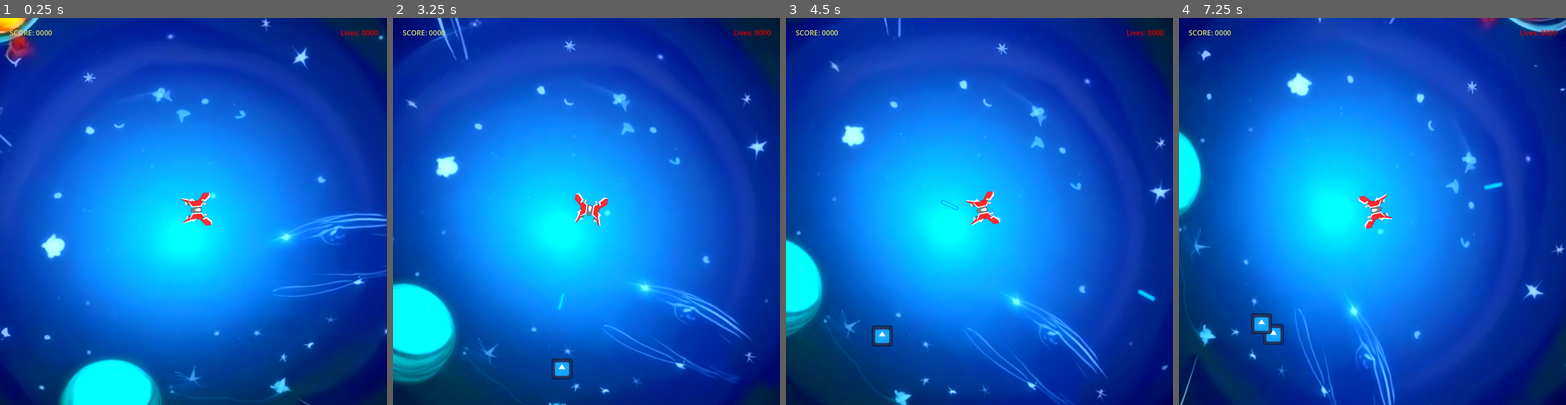
Above: before the commit, frames 1-4 (left to right).
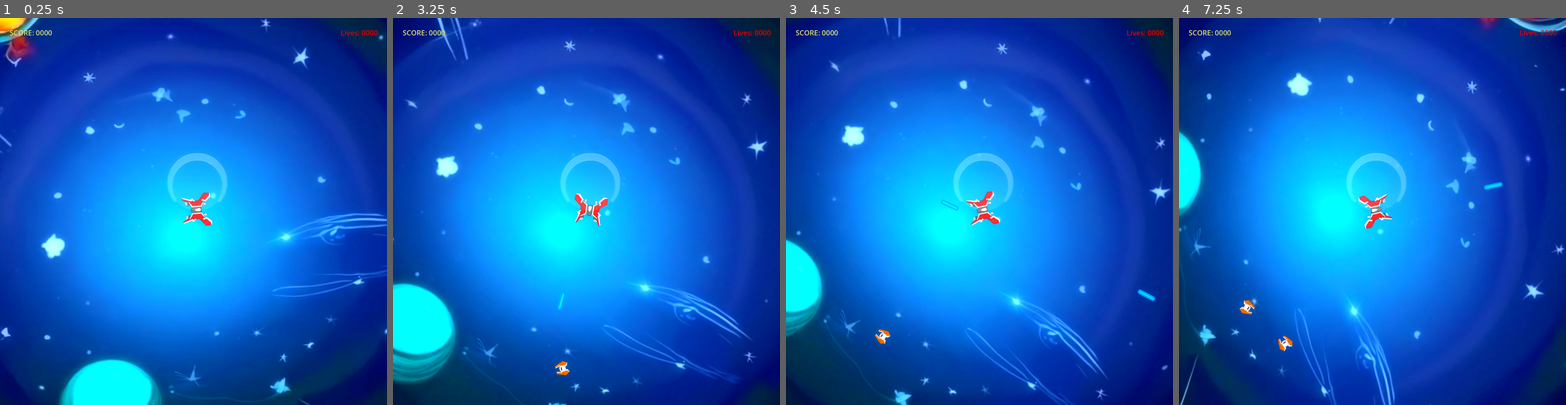
Above: after the commit, the same moments.

Repository: AdhdGameDev/space-parry
Game: Godot game, scene res://scenes/game_scene.tscn
Two runs of this game, one before a commit and one after it. Both use one fixed random seed, a clock stepped at 60 frames per second and the inputs below. Before the commit the project starts from res://scenes/main_scene.tscn. The engine's default icon, where the game draws it, is replaced by a stand-in: a white triangle on a blue panel in a dark square.
Inputs (mouse positions are in pixels of both pictures, inside the frame that each line leads up to):
- Up to frame 1 (0.25 s): no input
- Up to frame 2 (3.25 s): move the mouse to (671, 192) at 0.52 s; tap Space (Deflect) at 0.6, 1.55, 2.1, 3.05 s; click (671, 192) at 0.8 s; move the mouse to (509, 230) at 1.27 s; click (509, 230) at 1.35 s; move the mouse to (625, 126) at 2.02 s; click (625, 126) at 2.3 s; move the mouse to (567, 288) at 2.77 s; click (567, 288) at 2.85 s
- Up to frame 3 (4.5 s): move the mouse to (1095, 269) at 3.52 s; tap Space (Deflect) at 3.6 s; click (1095, 269) at 3.8 s; move the mouse to (863, 153) at 4.27 s; click (863, 153) at 4.35 s
- Up to frame 4 (7.25 s): tap Space (Deflect) at 4.55, 5.1, 6.05, 6.6 s; move the mouse to (1391, 211) at 5.02 s; click (1391, 211) at 5.3 s; move the mouse to (1314, 114) at 5.77 s; click (1314, 114) at 5.85 s; move the mouse to (1457, 192) at 6.52 s; click (1457, 192) at 6.8 s

The runs differ from the first frame. In frame 1, 0.6% of the frame differs, in the area x 43-59%, y 34-50%; in frame 2, 0.9%; in frame 3, 0.9%; in frame 4, 1.3%, in the area x 15-59%, y 34-87%.
Error before the commit: Trying to assign value of type 'player_laser.gd' to a variable of type 'basic_projectile.gd'. (res://scenes/player.gd:37)

Commit message:
enemy images, rotation, collision. Main menu
added enemy images, rotation when firing, collision with other enemies.
also created main menu

Diff:
--- /dev/null
+++ b/assets/fonts/new_label_settings.tres
@@ -0,0 +1,12 @@
+[gd_resource type="LabelSettings" load_steps=2 format=3 uid="uid://cjlptd0a1wqyj"]
+
+[ext_resource type="FontFile" uid="uid://bpo08sdyanq62" path="res://assets/Bonus/kenvector_future.ttf" id="1_wdade"]
+
+[resource]
+font = ExtResource("1_wdade")
+font_size = 62
+font_color = Color(0.858824, 0.827451, 0.976471, 1)
+outline_size = 7
+outline_color = Color(0.116677, 0.601864, 0.43534, 1)
+shadow_size = 14
+shadow_offset = Vector2(10, 10)
--- a/project.godot
+++ b/project.godot
@@ -11,7 +11,7 @@
 [application]
 
 config/name="SpaceParry"
-run/main_scene="res://scenes/main_scene.tscn"
+run/main_scene="res://scenes/game_scene.tscn"
 config/features=PackedStringArray("4.3", "Mobile")
 config/icon="res://icon.svg"
 
--- a/scenes/basic_projectile.tscn
+++ b/scenes/basic_projectile.tscn
@@ -1,20 +1,22 @@
 [gd_scene load_steps=4 format=3 uid="uid://cpg7fworn2gp3"]
 
 [ext_resource type="Script" path="res://scenes/basic_projectile.gd" id="1_73oe3"]
-[ext_resource type="Texture2D" uid="uid://bqw5xa4q18ak2" path="res://icon.svg" id="1_hxjxf"]
+[ext_resource type="Texture2D" uid="uid://dexcftqwj4se5" path="res://assets/PNG/Lasers/laserRed04.png" id="2_3bd4p"]
 
-[sub_resource type="CircleShape2D" id="CircleShape2D_tvhq8"]
-radius = 21.8403
+[sub_resource type="CapsuleShape2D" id="CapsuleShape2D_d8isf"]
+radius = 12.0
+height = 40.0
 
 [node name="BasicProjectile" type="Area2D"]
 scale = Vector2(0.5, 0.5)
 script = ExtResource("1_73oe3")
 
 [node name="CollisionShape2D" type="CollisionShape2D" parent="."]
-shape = SubResource("CircleShape2D_tvhq8")
+shape = SubResource("CapsuleShape2D_d8isf")
 
 [node name="Sprite2D" type="Sprite2D" parent="."]
-scale = Vector2(0.25, 0.25)
-texture = ExtResource("1_hxjxf")
+position = Vector2(2.38419e-07, -1.19209e-07)
+scale = Vector2(1.4, 1.102)
+texture = ExtResource("2_3bd4p")
 
 [connection signal="area_entered" from="." to="." method="_on_player_ara_entered"]
--- a/scenes/enemy.gd
+++ b/scenes/enemy.gd
@@ -12,12 +12,12 @@
 
 var change_direction: bool = false
 var radius: float = 500
-@onready var live_timer: Timer = $LiveTimer
+var is_turned: bool = false
+var is_stopped: bool = false
 
 
 
 func _ready() -> void:
-	live_timer.start()
 	$Timer.wait_time = randf_range(1, 4)
 
 
@@ -26,28 +26,38 @@
 	current_angle += rotation_speed * delta * direction
 	var new_x = center_position.x + radius * cos(current_angle)
 	var new_y = center_position.y + radius * sin(current_angle)
+	if is_turned and !is_stopped:
+		rotation = lerp_angle(rotation, current_angle + PI, 0.1)  # Flip 180 degrees smoothly
+	elif !is_stopped:
+		rotation = lerp_angle(rotation, current_angle, 0.1)  # Rotate smoothly to the original angle
+
 	global_position = Vector2(new_x, new_y)
 
 
 func _on_timer_timeout() -> void:
 	var stop = randi_range(0, 5)
 	if stop == 5 or stop == 0:
+		is_stopped = true
 		rotation_speed = 0
+		rotation = current_angle + deg_to_rad(90)
 		spawn_projectile()
 	else:
+		is_stopped = false
 		rotation_speed = randf_range(0.1, 1.0)
 	direction = direction * -1
+	is_turned = !is_turned
 
 func spawn_projectile() -> void:
 	var spawned_projectile: BasicProjectile = projectile.instantiate()
 	get_tree().root.add_child(spawned_projectile)  # Add it to the scene root, not as a child of Enemy
+
+	var direction = (center_position - global_position).normalized()
+	spawned_projectile.rotation = direction.angle() + deg_to_rad(90)
 	spawned_projectile.global_position = self.global_position
 	spawned_projectile.add_to_group("projectile")
 	spawned_projectile.set_target(center_position)
 
 
-func _on_live_timer_timeout() -> void:
-	queue_free()
 
 
 func _on_enemy_hit(area: Area2D) -> void:
@@ -59,6 +69,14 @@
 			explode()
 			queue_free()  # Enemy is hit by a reflected projectile
 			current_projectile.queue_free()  # Optionally remove the projectile
+	if area.is_in_group("laser"):
+		SignalBus.enemy_destroyed.emit(10)
+		var current_projectile: BasicProjectile = area as BasicProjectile
+		queue_free()
+		explode()
+	if area.is_in_group("enemy"):
+		direction = direction * -1
+		rotation = current_angle + deg_to_rad(90)
 
 func explode() -> void:
 	var explosion = explosion_particle.instantiate()
--- a/scenes/enemy.tscn
+++ b/scenes/enemy.tscn
@@ -1,9 +1,9 @@
 [gd_scene load_steps=6 format=3 uid="uid://bjm5awditly3x"]
 
 [ext_resource type="Script" path="res://scenes/enemy.gd" id="1_bsnem"]
-[ext_resource type="Texture2D" uid="uid://bqw5xa4q18ak2" path="res://icon.svg" id="1_wrhkj"]
 [ext_resource type="PackedScene" uid="uid://cpg7fworn2gp3" path="res://scenes/basic_projectile.tscn" id="2_m77s2"]
 [ext_resource type="PackedScene" uid="uid://c8w0dawifubjw" path="res://scenes/gpu_particles_2d.tscn" id="3_7ro81"]
+[ext_resource type="Texture2D" uid="uid://c0rbtjrpwecmp" path="res://assets/PNG/Enemies/enemyRed1.png" id="4_cq5wm"]
 
 [sub_resource type="RectangleShape2D" id="RectangleShape2D_x5qbt"]
 size = Vector2(59, 53)
@@ -20,16 +20,11 @@
 
 [node name="Sprite2D" type="Sprite2D" parent="."]
 scale = Vector2(0.5, 0.5)
-texture = ExtResource("1_wrhkj")
+texture = ExtResource("4_cq5wm")
 
 [node name="Timer" type="Timer" parent="."]
 wait_time = 3.0
 autostart = true
 
-[node name="LiveTimer" type="Timer" parent="."]
-wait_time = 10.0
-one_shot = true
-
 [connection signal="area_entered" from="." to="." method="_on_enemy_hit"]
 [connection signal="timeout" from="Timer" to="." method="_on_timer_timeout"]
-[connection signal="timeout" from="LiveTimer" to="." method="_on_live_timer_timeout"]
--- /dev/null
+++ b/scenes/game_scene.tscn
@@ -0,0 +1,40 @@
+[gd_scene load_steps=7 format=3 uid="uid://cptdneovd2ovh"]
+
+[ext_resource type="Script" path="res://scenes/game_scene.gd" id="1_ddm13"]
+[ext_resource type="Texture2D" uid="uid://ddcgpdfhpuft1" path="res://assets/craiyon_141502_space_background_2d_cartoon.png" id="2_l4hx0"]
+[ext_resource type="PackedScene" uid="uid://b3yoi5ia0ewu2" path="res://scenes/player.tscn" id="3_p7p6y"]
+[ext_resource type="PackedScene" uid="uid://wfnpdlgrmtni" path="res://scenes/ui.tscn" id="4_xcf3s"]
+[ext_resource type="AudioStream" uid="uid://cg5e0yq4td0gb" path="res://assets/chip-mode-danijel-zambo-main-version-1431-02-05.mp3" id="5_de8fj"]
+
+[sub_resource type="Environment" id="Environment_a5hil"]
+background_mode = 3
+glow_enabled = true
+glow_levels/4 = 1.44
+glow_levels/5 = 0.0
+glow_blend_mode = 1
+glow_hdr_threshold = 0.1
+adjustment_enabled = true
+adjustment_contrast = 1.2
+adjustment_saturation = 1.6
+
+[node name="MainScene" type="Node2D"]
+script = ExtResource("1_ddm13")
+
+[node name="WorldEnvironment" type="WorldEnvironment" parent="."]
+environment = SubResource("Environment_a5hil")
+
+[node name="Background" type="Sprite2D" parent="."]
+position = Vector2(575, 584.512)
+scale = Vector2(1.92578, 1.89748)
+texture = ExtResource("2_l4hx0")
+
+[node name="Player" parent="." instance=ExtResource("3_p7p6y")]
+position = Vector2(610, 595)
+
+[node name="Control" parent="." instance=ExtResource("4_xcf3s")]
+
+[node name="AudioStreamPlayer" type="AudioStreamPlayer" parent="."]
+stream = ExtResource("5_de8fj")
+autoplay = true
+
+[connection signal="area_entered" from="Player" to="." method="_on_enemy_hit"]
--- a/scenes/gpu_particles_2d.tscn
+++ b/scenes/gpu_particles_2d.tscn
@@ -15,7 +15,7 @@
 curve = SubResource("Curve_n2fcs")
 
 [sub_resource type="Curve" id="Curve_0nhuj"]
-_data = [Vector2(0, 1), 0.0, 0.0, 0, 0, Vector2(0.773333, 0.142857), 0.0, 0.0, 0, 0]
+_data = [Vector2(0, 1), 0.0, 0.0, 0, 0, Vector2(0.726667, 0.21978), 0.0, 0.0, 0, 0]
 point_count = 2
 
 [sub_resource type="CurveTexture" id="CurveTexture_5ewg3"]
@@ -24,9 +24,11 @@
 [sub_resource type="ParticleProcessMaterial" id="ParticleProcessMaterial_13oxb"]
 lifetime_randomness = 0.5
 particle_flag_disable_z = true
+angle_min = -31.0
+angle_max = 469.4
 spread = 180.0
-angular_velocity_min = -329.31
-angular_velocity_max = 15.48
+angular_velocity_min = -298.34
+angular_velocity_max = 193.55
 orbit_velocity_min = 9.49949e-08
 orbit_velocity_max = 9.49949e-08
 orbit_velocity_curve = SubResource("CurveTexture_eviil")
@@ -34,17 +36,29 @@
 radial_velocity_max = 247.32
 radial_velocity_curve = SubResource("CurveTexture_xtuwy")
 gravity = Vector3(0, 0, 0)
+linear_accel_min = -53.67
+linear_accel_max = 35.95
+radial_accel_min = -11.83
+radial_accel_max = 11.83
 scale_min = 20.0
 scale_max = 20.0
 scale_curve = SubResource("CurveTexture_5ewg3")
+scale_over_velocity_min = 10.75
+scale_over_velocity_max = 290.32
+anim_speed_min = 1.38
+anim_speed_max = 4.22
+anim_offset_min = 0.2043
+anim_offset_max = 0.2043
 
 [node name="Explosion" type="GPUParticles2D"]
 modulate = Color(0.958909, 0.588704, 0.357349, 0.901961)
 scale = Vector2(2, 2)
 emitting = false
-amount = 50
+amount = 75
 process_material = SubResource("ParticleProcessMaterial_13oxb")
+lifetime = 1.5
 one_shot = true
-speed_scale = 0.65
+speed_scale = 2.0
 explosiveness = 1.0
-randomness = 0.49
+randomness = 0.65
+trail_lifetime = 0.59
--- /dev/null
+++ b/scenes/main_menu.gd
@@ -0,0 +1,11 @@
+extends Control
+
+@onready var start_game_label: Label = $MarginContainer/StartGameLabel
+var my_scene = preload("res://scenes/game_scene.tscn")
+
+
+# Called every frame. 'delta' is the elapsed time since the previous frame.
+func _process(delta: float) -> void:
+	if Input.is_action_just_pressed("Deflect"):
+		var scene_instance = my_scene.instantiate()
+		get_tree().change_scene_to_packed(my_scene)
--- /dev/null
+++ b/scenes/main_menu.tscn
@@ -0,0 +1,97 @@
+[gd_scene load_steps=8 format=3 uid="uid://digu0geow8wmw"]
+
+[ext_resource type="Script" path="res://scenes/main_menu.gd" id="1_3175k"]
+[ext_resource type="Texture2D" uid="uid://b7p4fq4jvb6hh" path="res://assets/Backgrounds/purple.png" id="1_ex14y"]
+[ext_resource type="LabelSettings" uid="uid://cjlptd0a1wqyj" path="res://assets/fonts/new_label_settings.tres" id="2_si1pi"]
+[ext_resource type="FontFile" uid="uid://bpo08sdyanq62" path="res://assets/Bonus/kenvector_future.ttf" id="3_si4ws"]
+
+[sub_resource type="LabelSettings" id="LabelSettings_fejfb"]
+font = ExtResource("3_si4ws")
+font_size = 62
+font_color = Color(0.658824, 0.968627, 0.596078, 1)
+outline_size = 7
+outline_color = Color(0.116677, 0.601864, 0.43534, 1)
+shadow_size = 14
+shadow_offset = Vector2(10, 10)
+
+[sub_resource type="LabelSettings" id="LabelSettings_lyvp1"]
+font = ExtResource("3_si4ws")
+font_size = 31
+font_color = Color(0.858824, 0.827451, 0.976471, 1)
+outline_size = 7
+outline_color = Color(0.116677, 0.601864, 0.43534, 1)
+shadow_size = 14
+shadow_offset = Vector2(10, 10)
+
+[sub_resource type="LabelSettings" id="LabelSettings_hcgcb"]
+font = ExtResource("3_si4ws")
+font_size = 31
+font_color = Color(0.858824, 0.827451, 0.976471, 1)
+outline_size = 7
+outline_color = Color(0.116677, 0.601864, 0.43534, 1)
+shadow_size = 14
+shadow_offset = Vector2(10, 10)
+
+[node name="MainMenu" type="Control"]
+layout_mode = 3
+anchors_preset = 15
+anchor_right = 1.0
+anchor_bottom = 1.0
+grow_horizontal = 2
+grow_vertical = 2
+script = ExtResource("1_3175k")
+
+[node name="TextureRect" type="TextureRect" parent="."]
+layout_mode = 1
+anchors_preset = 15
+anchor_right = 1.0
+anchor_bottom = 1.0
+grow_horizontal = 2
+grow_vertical = 2
+texture = ExtResource("1_ex14y")
+expand_mode = 1
+
+[node name="MarginContainer" type="MarginContainer" parent="."]
+layout_mode = 1
+anchors_preset = 15
+anchor_right = 1.0
+anchor_bottom = 1.0
+grow_horizontal = 2
+grow_vertical = 2
+theme_override_constants/margin_left = 24
+theme_override_constants/margin_top = 24
+theme_override_constants/margin_right = 24
+theme_override_constants/margin_bottom = 24
+
+[node name="Title" type="Label" parent="MarginContainer"]
+layout_mode = 2
+size_flags_vertical = 0
+text = "SPACE
+PARRY
+"
+label_settings = ExtResource("2_si1pi")
+horizontal_alignment = 1
+vertical_alignment = 1
+
+[node name="StartGameLabel" type="Label" parent="MarginContainer"]
+layout_mode = 2
+size_flags_horizontal = 4
+text = "PRESS SPACE
+             TO
+          PLAY
+"
+label_settings = SubResource("LabelSettings_fejfb")
+
+[node name="Highscore" type="Label" parent="MarginContainer"]
+layout_mode = 2
+size_flags_horizontal = 0
+size_flags_vertical = 8
+text = "HIGHSCORE"
+label_settings = SubResource("LabelSettings_lyvp1")
+
+[node name="HighscoreValueLabel" type="Label" parent="MarginContainer"]
+layout_mode = 2
+size_flags_horizontal = 8
+size_flags_vertical = 8
+text = "1"
+label_settings = SubResource("LabelSettings_hcgcb")
--- a/scenes/main_scene.tscn
+++ /dev/null
@@ -1,40 +0,0 @@
-[gd_scene load_steps=7 format=3 uid="uid://cptdneovd2ovh"]
-
-[ext_resource type="Script" path="res://scenes/main_scene.gd" id="1_crt0v"]
-[ext_resource type="Texture2D" uid="uid://ddcgpdfhpuft1" path="res://assets/craiyon_141502_space_background_2d_cartoon.png" id="2_mdbi6"]
-[ext_resource type="PackedScene" uid="uid://wfnpdlgrmtni" path="res://scenes/ui.tscn" id="3_22107"]
-[ext_resource type="PackedScene" uid="uid://b3yoi5ia0ewu2" path="res://scenes/player.tscn" id="3_dbpv6"]
-[ext_resource type="AudioStream" uid="uid://cg5e0yq4td0gb" path="res://assets/chip-mode-danijel-zambo-main-version-1431-02-05.mp3" id="5_b6u0h"]
-
-[sub_resource type="Environment" id="Environment_a5hil"]
-background_mode = 3
-glow_enabled = true
-glow_levels/4 = 1.44
-glow_levels/5 = 0.0
-glow_blend_mode = 1
-glow_hdr_threshold = 0.1
-adjustment_enabled = true
-adjustment_contrast = 1.2
-adjustment_saturation = 1.6
-
-[node name="MainScene" type="Node2D"]
-script = ExtResource("1_crt0v")
-
-[node name="Background" type="Sprite2D" parent="."]
-position = Vector2(575, 584.512)
-scale = Vector2(1.92578, 1.89748)
-texture = ExtResource("2_mdbi6")
-
-[node name="Player" parent="." instance=ExtResource("3_dbpv6")]
-position = Vector2(610, 595)
-
-[node name="Control" parent="." instance=ExtResource("3_22107")]
-
-[node name="WorldEnvironment" type="WorldEnvironment" parent="."]
-environment = SubResource("Environment_a5hil")
-
-[node name="AudioStreamPlayer" type="AudioStreamPlayer" parent="."]
-stream = ExtResource("5_b6u0h")
-autoplay = true
-
-[connection signal="area_entered" from="Player" to="." method="_on_enemy_hit"]
--- a/scenes/player.gd
+++ b/scenes/player.gd
@@ -9,9 +9,17 @@
 @onready var enemy_spawn_timer: Timer = $EnemySpawnTimer
 @onready var deflect_area: Area2D = $DeflectArea
 @onready var deflect_timer_buffer: Timer = $DeflectTimerBuffer
+@onready var laser_cooldown_timer: Timer = $LaserCooldownTimer
+
+@export var enemy_max_count: int = 5
+var current_enemy_count: int = 0
+
+
+var can_laser: bool = true
 
 # Called when the node enters the scene tree for the first time.
 func _ready() -> void:
+	SignalBus.enemy_destroyed.connect(enemy_destroyed)
 	enemy_spawn_timer.start()
 
 
@@ -28,12 +36,16 @@
 		deflect_timer_buffer.start()
 		try_to_deflect()
 	if Input.is_action_just_pressed("LaserFirePlayer"):
-		open_fire(player_image.rotation)
+		if can_laser:
+			open_fire(player_image.rotation)
+
+func enemy_destroyed(points: int) -> void:
+	current_enemy_count = current_enemy_count - 1
 
 func try_to_deflect() -> void:
 	if deflect_timer_buffer.time_left > 0:
 		for projectile in deflect_area.get_overlapping_areas():
-			if !projectile.is_in_group("player"):
+			if !projectile.is_in_group("player") and !projectile.is_in_group("laser"):
 				var current_projectile: BasicProjectile = projectile
 				current_projectile.reflected = true
 				deflect_area.modulate = Color.BLACK
@@ -41,6 +53,8 @@
 				current_projectile.velocity = new_velocity
 
 func open_fire(rotation: float) -> void:
+	laser_cooldown_timer.start()
+	can_laser = !can_laser
 	var laser_instance = laser.instantiate()
 	var forward_offset = Vector2(0, -40).rotated(player_image.rotation)
 	laser_instance.global_position = player_image.position + forward_offset
@@ -56,21 +70,29 @@
 	$AudioStreamPlayer.play()
 
 func _on_enemy_spawn_timer_timeout() -> void:
-	var player_position = player_image.global_position
+	if enemy_max_count > current_enemy_count:
+		var player_position = player_image.global_position
 		# Generate a random angle in radians
-	var random_angle = randf() * TAU  # TAU is 2 * PI (full circle)
+		var random_angle = randf() * TAU  # TAU is 2 * PI (full circle)
 
 		# Calculate the position on the circle
-	var spawn_x = player_position.x + 500 * cos(random_angle)
-	var spawn_y = player_position.y + 500 * sin(random_angle)
+		var spawn_x = player_position.x + 500 * cos(random_angle)
+		var spawn_y = player_position.y + 500 * sin(random_angle)
 
-	var spawn_position = Vector2(spawn_x, spawn_y)
+		var spawn_position = Vector2(spawn_x, spawn_y)
 
 		# Instance the enemy and set its position
-	var enemy_instance: Enemy = enemy.instantiate()
-	enemy_instance.global_position = spawn_position
-	enemy_instance.center_position = player_position
-	enemy_instance.current_angle = random_angle
+		var enemy_instance: Enemy = enemy.instantiate()
+		enemy_instance.global_position = spawn_position
+		enemy_instance.center_position = player_position
+		enemy_instance.current_angle = random_angle
 
 		# Add the enemy to the scene
-	add_child(enemy_instance)
+		add_child(enemy_instance)
+
+		current_enemy_count = current_enemy_count + 1
+
+
+
+func _on_laser_cooldown_timer_timeout() -> void:
+	can_laser = !can_laser
--- a/scenes/player.tscn
+++ b/scenes/player.tscn
@@ -1,10 +1,11 @@
-[gd_scene load_steps=8 format=3 uid="uid://b3yoi5ia0ewu2"]
+[gd_scene load_steps=9 format=3 uid="uid://b3yoi5ia0ewu2"]
 
 [ext_resource type="Script" path="res://scenes/player.gd" id="1_vorp1"]
 [ext_resource type="PackedScene" uid="uid://bjm5awditly3x" path="res://scenes/enemy.tscn" id="2_o7w06"]
 [ext_resource type="PackedScene" uid="uid://dsdome0t6utyc" path="res://scenes/player_laser.tscn" id="3_2kcdo"]
 [ext_resource type="Texture2D" uid="uid://drypebh6u88v2" path="res://assets/spaceShips_005.png" id="3_7yqc1"]
 [ext_resource type="AudioStream" uid="uid://b5x0jb5wimtmt" path="res://assets/sfx_laser1.ogg" id="5_cek4k"]
+[ext_resource type="Texture2D" uid="uid://bowshtjedddr1" path="res://assets/PNG/Effects/shield3.png" id="6_2k78k"]
 
 [sub_resource type="CircleShape2D" id="CircleShape2D_sykmj"]
 radius = 71.5542
@@ -41,4 +42,14 @@
 [node name="AudioStreamPlayer" type="AudioStreamPlayer" parent="."]
 stream = ExtResource("5_cek4k")
 
+[node name="LaserCooldownTimer" type="Timer" parent="."]
+wait_time = 0.5
+one_shot = true
+
+[node name="Sprite2D2" type="Sprite2D" parent="."]
+position = Vector2(2, -87)
+scale = Vector2(1.3, 1.3)
+texture = ExtResource("6_2k78k")
+
 [connection signal="timeout" from="EnemySpawnTimer" to="." method="_on_enemy_spawn_timer_timeout"]
+[connection signal="timeout" from="LaserCooldownTimer" to="." method="_on_laser_cooldown_timer_timeout"]
Binary file added: assets/Backgrounds/black.png
Not shown, added: assets/Backgrounds/black.png.import
Binary file added: assets/Backgrounds/blue.png
Not shown, added: assets/Backgrounds/blue.png.import
Binary file added: assets/Backgrounds/darkPurple.png
Not shown, added: assets/Backgrounds/darkPurple.png.import
Binary file added: assets/Backgrounds/purple.png
Not shown, added: assets/Backgrounds/purple.png.import
Binary file added: assets/Bonus/kenvector_future.ttf
Not shown, added: assets/Bonus/kenvector_future.ttf.import
Binary file added: assets/Bonus/kenvector_future_thin.ttf
Not shown, added: assets/Bonus/kenvector_future_thin.ttf.import
(and 614 more such lines)
